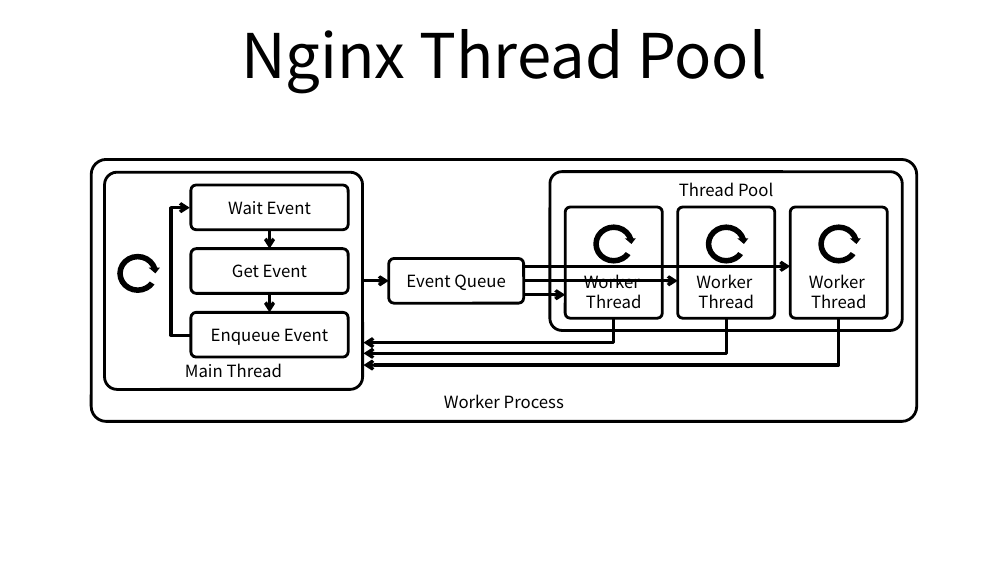
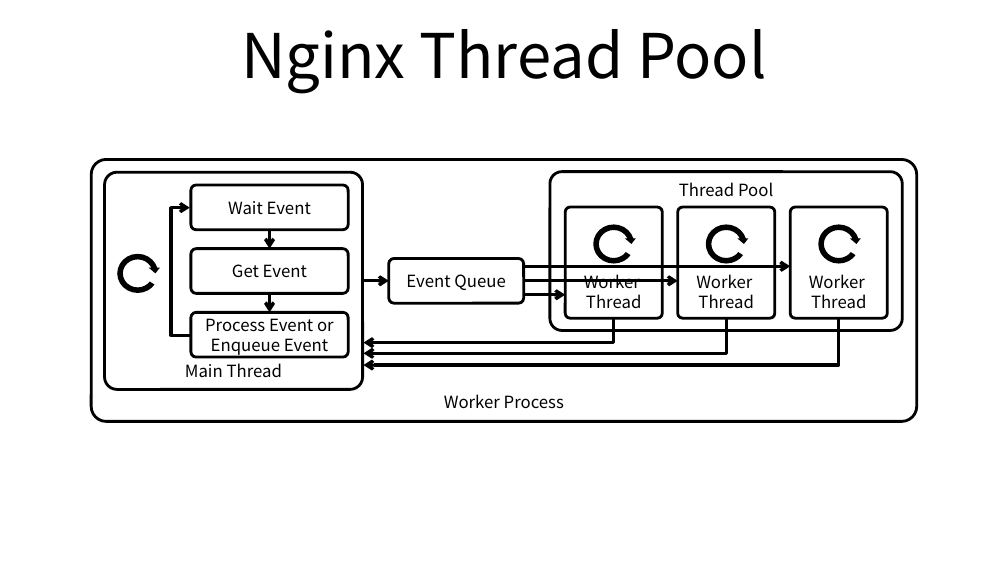
Before and after one commit to ssup2/blog-old, a slide deck: slide 2 of images/theory_analysis/Nginx_Thread_Pool/Nginx_Thread_Pool.pptx. Drawn at 1008x567 pixels with LibreOffice and Linux fonts; fonts in the diff are those of the drawing. Boxes give left, top, right and bottom in pixels: in the first picture for what was removed or moved away, otherwise in the second. Text is boxed around its words. In the diff, an @@ line names an element or a change of style, - is before the commit and + after.

```diff
--- a/images/theory_analysis/Nginx_Thread_Pool/Nginx_Thread_Pool.pptx
+++ b/images/theory_analysis/Nginx_Thread_Pool/Nginx_Thread_Pool.pptx
@@ text in rounded rectangle at (x1=205, y1=318, x2=334, y2=332): paragraph added @@
+Process Event or
```
Also in this commit, not shown: 3 other files.
